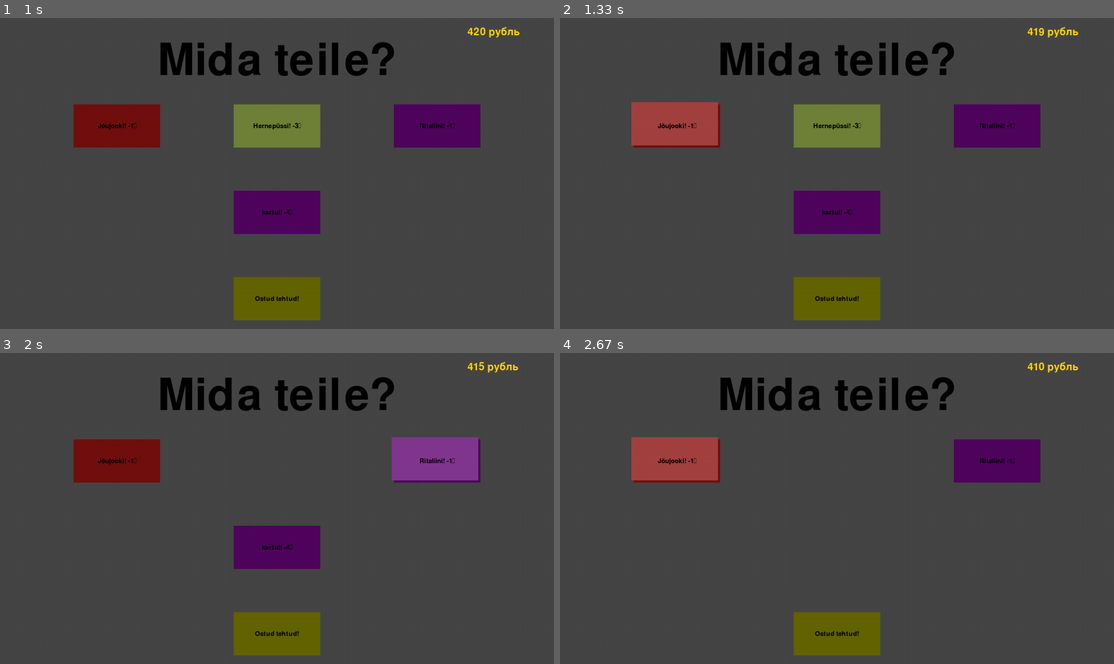
Above: before the commit, frames 1-4 (two rows, left to right).
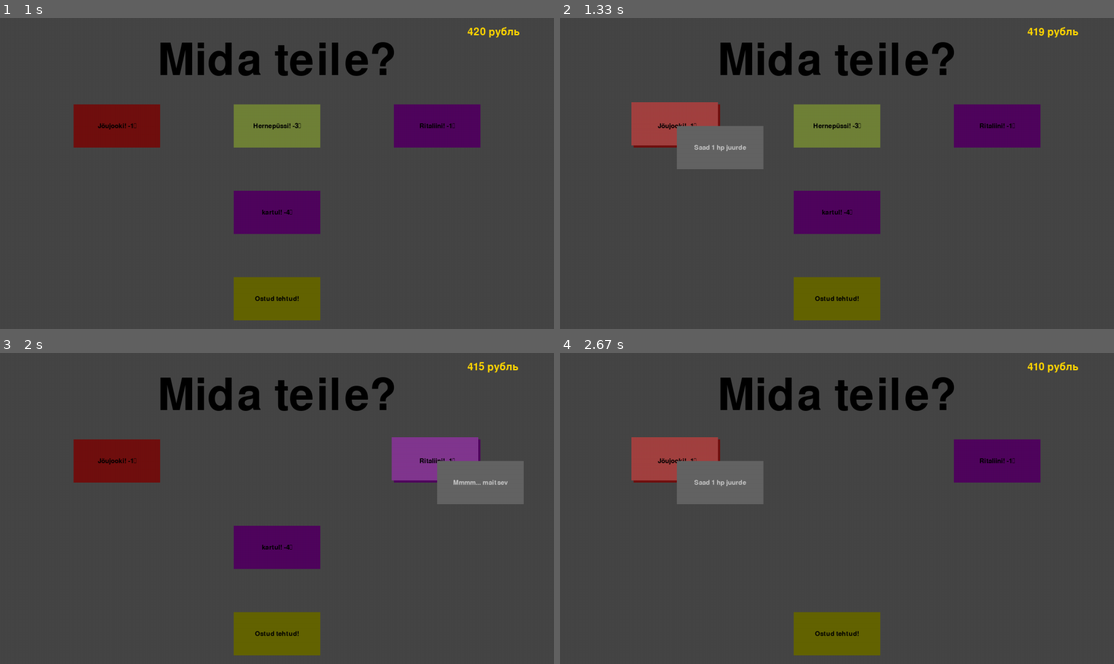
Above: after the commit, the same moments.

Repository: KarupoegPuhh/2020-projekt
Game: pygame game, started from MAIN.py
The game is run twice, just before and just after one commit, with the same random seed, the same clock (stepped at 60 frames per second) and the same inputs.
Inputs:
- Up to frame 1 (1 s): click "Minek!" at 0.38 s; click "Konsumisse" at 0.72 s
- Up to frame 2 (1.33 s): click "Jõujooki! -1₽" at 1.05 s
- Up to frame 3 (2 s): click "Hernepüssi! -3₽" at 1.38 s; click "Ritaliini! -1₽" at 1.72 s
- Up to frame 4 (2.67 s): click "kartul! -4₽" at 2.05 s; click "Jõujooki! -1₽" at 2.38 s

Frame 1 is identical in both runs. In frame 2, 2.2% of the frame differs, in the area x 21-37%, y 34-49%; in frame 3, 2.2%, in the area x 78-95%, y 34-49%; in frame 4, 2.2%.

Commit message:
Poes hiire hover ütleb asju

Diff:
--- a/MAIN.py
+++ b/MAIN.py
@@ -180,6 +180,7 @@
     tere.play()
 
     while poes:
+        mouse = pg.mouse.get_pos()
         for event in pg.event.get():
             if event.type == pg.QUIT:
                 pg.quit()
@@ -197,12 +198,39 @@
         #Relva valik
         if Tom.health < Tom.max_health:
             nupp("Jõujooki! -1₽", 170, 200, 200, 100, (113,16,15), (163,66,65), jõujook_ost)
+            if 170 < mouse[0] < 370 and 200 < mouse[1] < 300:
+                pg.draw.rect(aken, (100,100,100), (mouse[0], mouse[1], 200, 100))
+                JJ = smallText.render("Saad 1 hp juurde", True, (200,200,200))
+                JJ_kord = JJ.get_rect()
+                JJ_kord.center = (mouse[0] + 100, mouse[1] + 50)
+                aken.blit(JJ, JJ_kord)
+
         if not hernepüss.unlocked:
             nupp("Hernepüssi! -3₽", 540, 200, 200, 100, (112,130,56), (162,180,106), hernepüss_ost)
+            if 540 < mouse[0] < 740 and 200 < mouse[1] < 300:
+                pg.draw.rect(aken, (100,100,100), (mouse[0], mouse[1], 200, 100))
+                hernepüss_txt = smallText.render("Püstolkuulipilduja", True, (200,200,200))
+                hernepüss_txt_kord = hernepüss_txt.get_rect()
+                hernepüss_txt_kord.center = (mouse[0] + 100, mouse[1] + 50)
+                aken.blit(hernepüss_txt, hernepüss_txt_kord)
+
         if Tom.vel <= 20:
             nupp("Ritaliini! -1₽", 910 , 200, 200, 100, (80,5,94), (130,55,144), ritaliin_ost)
+            if 910 < mouse[0] < 1110 and 200 < mouse[1] < 300:
+                pg.draw.rect(aken, (100,100,100), (mouse[0], mouse[1], 200, 100))
+                ritaliin_txt = smallText.render("Mmmm... maitsev", True, (200,200,200))
+                ritaliin_txt_kord = ritaliin_txt.get_rect()
+                ritaliin_txt_kord.center = (mouse[0] + 100, mouse[1] + 50)
+                aken.blit(ritaliin_txt, ritaliin_txt_kord)
+
         if not kartulikahur.unlocked:
             nupp("kartul! -4₽", 540 , 400, 200, 100, (80,5,94), (130,55,144), kartulikahur_ost)
+            if 540 < mouse[0] < 740 and 400 < mouse[1] < 500:
+                pg.draw.rect(aken, (100,100,100), (mouse[0], mouse[1], 200, 100))
+                potato_txt = smallText.render("SeE oN hIigLasLiK!", True, (200,200,200))
+                potato_txt_kord = potato_txt.get_rect()
+                potato_txt_kord.center = (mouse[0] + 100, mouse[1] + 50)
+                aken.blit(potato_txt, potato_txt_kord)
 
         raha = veneText.render(str(Tom.raha)+" рубль", True, (255,215,0))
         aken.blit(raha, (laius-200, 20))
